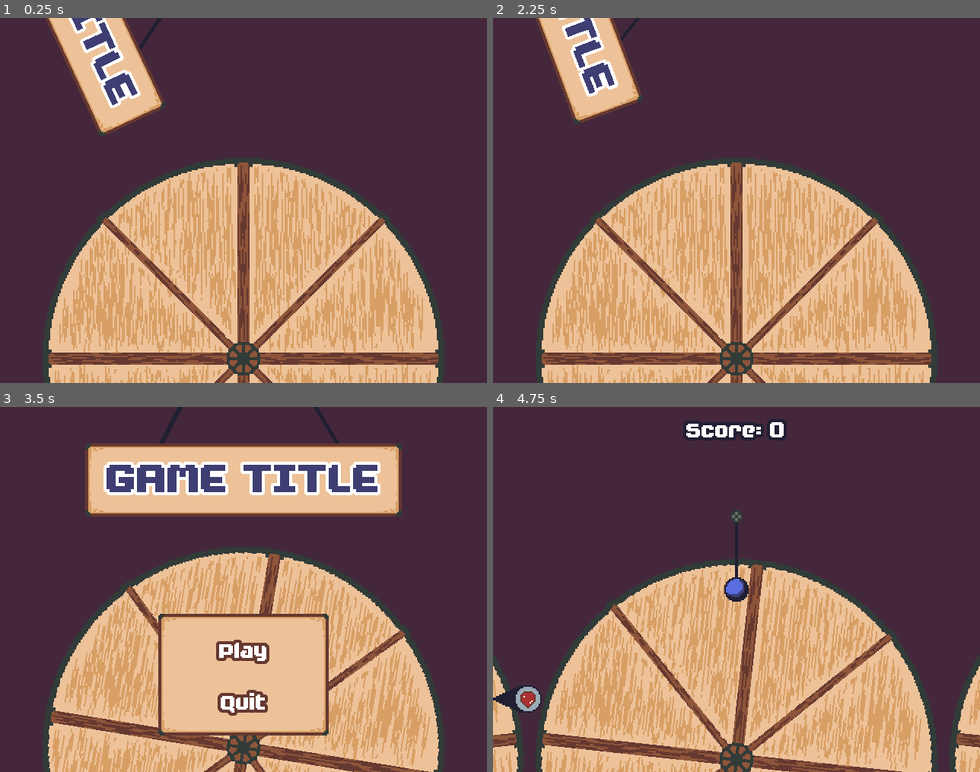
Above: before the commit, frames 1-4 (two rows, left to right).
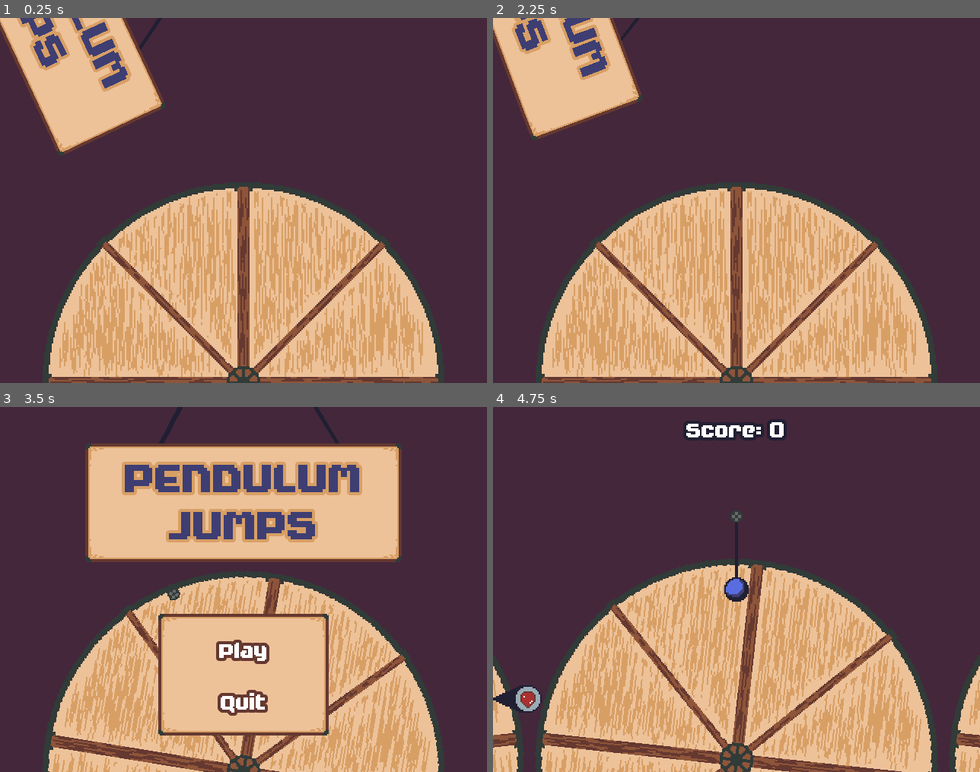
Above: after the commit, the same moments.

Repository: svntax/LD47-StuckInALoop
Game: Godot game, scene res://Main.tscn
Same seed, same stepped clock (60 frames per second), same inputs: the game is played once before the commit and once after it.
Inputs (mouse positions are in pixels of both pictures, inside the frame that each line leads up to):
- Up to frame 1 (0.25 s): no input
- Up to frame 2 (2.25 s): move the mouse to (843, 182) at 0.52 s; click (843, 182) at 0.6 s; click "Play" at 1.25 s; click "Back" at 2 s
- Up to frame 3 (3.5 s): move the mouse to (146, 607) at 2.77 s; click (146, 607) at 2.85 s
- Up to frame 4 (4.75 s): click "Play" at 3.5 s; click (736, 505) at 4.25 s

The runs differ from the first frame. In frame 1, 29% of the frame differs, in the area x 0-90%, y 0-100%; in frame 2, 29%; in frame 3, 31%, in the area x 9-91%, y 15-100%; in frame 4, nothing differs.

Commit message:
Added game name. Pins now slow you down when broken.

Diff:
--- a/GUI/TitleSign.tscn
+++ b/GUI/TitleSign.tscn
@@ -6,6 +6,7 @@
 [sub_resource type="DynamicFont" id=1]
 size = 32
 outline_size = 2
+outline_color = Color( 0.85098, 0.627451, 0.4, 1 )
 font_data = ExtResource( 2 )
 
 [node name="TitleSign" type="Node2D"]
@@ -27,7 +28,7 @@
 margin_left = -104.0
 margin_top = 104.0
 margin_right = 104.0
-margin_bottom = 152.0
+margin_bottom = 182.0
 texture = ExtResource( 1 )
 patch_margin_left = 16
 patch_margin_top = 16
@@ -44,7 +45,8 @@
 margin_bottom = 144.0
 custom_fonts/font = SubResource( 1 )
 custom_colors/font_color = Color( 0.247059, 0.247059, 0.454902, 1 )
-text = "GAME TITLE"
+text = "PENDULUM
+JUMPS"
 align = 1
 __meta__ = {
 "_edit_use_anchors_": false
--- a/Main.gd
+++ b/Main.gd
@@ -28,6 +28,7 @@
 		buttons_background.show()
 		cutscene_finished = true
 		hit_sfx.play()
+		wheel.can_click = true
 
 func _on_IntroTimer_timeout():
 	animation_player.play("intro_transition")
@@ -37,7 +38,7 @@
 	if anim_name == "intro_transition":
 		cutscene_finished = true
 		hit_sfx.play()
-		#wheel.rotation_speed = 15
+		wheel.can_click = true
 
 func _on_AnimationPlayer_animation_started(anim_name):
 	if anim_name == "normal":
@@ -57,3 +58,15 @@
 		return
 
 	get_tree().quit()
+
+func _on_ButtonsBg_mouse_entered():
+	wheel.can_click = false
+
+func _on_ButtonsBg_mouse_exited():
+	wheel.can_click = true
+
+func _on_Play_mouse_entered():
+	wheel.can_click = false
+
+func _on_Exit_mouse_entered():
+	wheel.can_click = false
--- a/Main.tscn
+++ b/Main.tscn
@@ -156,13 +156,15 @@
 node_b = NodePath("../../TitleRootIntro/RigidBody2D")
 
 [node name="Wheel" parent="." instance=ExtResource( 4 )]
-position = Vector2( 160, 224 )
+position = Vector2( 160, 240 )
+interactable = true
 
 [node name="ButtonsBg" type="NinePatchRect" parent="."]
 margin_left = 104.0
 margin_top = 136.0
 margin_right = 216.0
 margin_bottom = 216.0
+mouse_filter = 0
 texture = ExtResource( 3 )
 patch_margin_left = 16
 patch_margin_top = 16
@@ -257,7 +259,11 @@
 stream = ExtResource( 6 )
 volume_db = -10.0
 pitch_scale = 2.0
+[connection signal="mouse_entered" from="ButtonsBg" to="." method="_on_ButtonsBg_mouse_entered"]
+[connection signal="mouse_exited" from="ButtonsBg" to="." method="_on_ButtonsBg_mouse_exited"]
+[connection signal="mouse_entered" from="Buttons/Play" to="." method="_on_Play_mouse_entered"]
 [connection signal="pressed" from="Buttons/Play" to="." method="_on_Play_pressed"]
+[connection signal="mouse_entered" from="Buttons/Exit" to="." method="_on_Exit_mouse_entered"]
 [connection signal="pressed" from="Buttons/Exit" to="." method="_on_Exit_pressed"]
 [connection signal="animation_finished" from="AnimationPlayer" to="." method="_on_AnimationPlayer_animation_finished"]
 [connection signal="animation_started" from="AnimationPlayer" to="." method="_on_AnimationPlayer_animation_started"]
--- a/Player/Player.gd
+++ b/Player/Player.gd
@@ -40,6 +40,10 @@
 		right_map_pos = right.global_position
 
 	current_pin = starting_pin
+	starting_pin.collision_layer = 0
+	starting_pin.collision_mask = 0
+	starting_pin.area_detect.collision_layer = 0
+	starting_pin.area_detect.collision_mask = 0
 
 func _draw():
 	if current_pin != null:
--- a/Player/Player.tscn
+++ b/Player/Player.tscn
@@ -101,7 +101,7 @@
 anims/normal = SubResource( 4 )
 
 [node name="DashStopTimer" type="Timer" parent="."]
-wait_time = 0.2
+wait_time = 0.1
 one_shot = true
 
 [node name="PinBreakSound" type="AudioStreamPlayer" parent="."]
--- a/SoundHandler.gd
+++ b/SoundHandler.gd
@@ -3,3 +3,4 @@
 onready var select_sfx = $SelectSound
 onready var hit_sfx = $HitSound
 onready var pin_break_sfx = $PinBreakSound
+onready var pin_create_sfx = $PinCreateSound
--- a/SoundHandler.tscn
+++ b/SoundHandler.tscn
@@ -21,3 +21,8 @@
 [node name="PinBreakSound" type="AudioStreamPlayer" parent="."]
 stream = ExtResource( 4 )
 volume_db = -16.0
+
+[node name="PinCreateSound" type="AudioStreamPlayer" parent="."]
+stream = ExtResource( 3 )
+volume_db = -10.0
+pitch_scale = 2.0
--- a/Wheel/Pin.gd
+++ b/Wheel/Pin.gd
@@ -36,10 +36,10 @@
 		if body.get_parent().is_dashing():
 			if !permanent and !broken:
 				body.get_parent().pin_break_sfx.play()
+				body.apply_central_impulse(body.linear_velocity.normalized() * -48)
 			break_pin()
 		else:
 			body.get_parent().play_hit_sound()
 
-
 func _on_DeathTimer_timeout():
 	queue_free()
--- a/Wheel/Wheel.gd
+++ b/Wheel/Wheel.gd
@@ -1,8 +1,28 @@
 extends Node2D
 
 onready var area = $Area2D
+
+export (bool) var interactable = false
+onready var PinScene = null
+onready var can_click = false
+
 # In degrees
 export (int) var rotation_speed = 15
+
+func _ready():
+	if interactable:
+		PinScene = load("res://Wheel/Pin.tscn")
+
+func _process(delta):
+	if can_click:
+		if Input.is_action_just_pressed("left_click"):
+			var pos = get_global_mouse_position()
+			if pos.distance_to(global_position) <= get_radius():
+				# Create a new pin object
+				var pin = PinScene.instance()
+				add_child(pin)
+				pin.global_position = pos
+				SoundHandler.pin_create_sfx.play()
 
 func _physics_process(delta):
 	rotation_degrees += rotation_speed * delta
--- a/project.godot
+++ b/project.godot
@@ -15,9 +15,9 @@
 
 [application]
 
-config/name="Ludum Dare 47"
+config/name="Pendulum Jumps"
 run/main_scene="res://Main.tscn"
-config/icon="res://icon.png"
+config/icon="res://Wheel/wheel_icon.png"
 
 [autoload]
 
Not shown: 9 places in Main.tscn that only renumber resources
